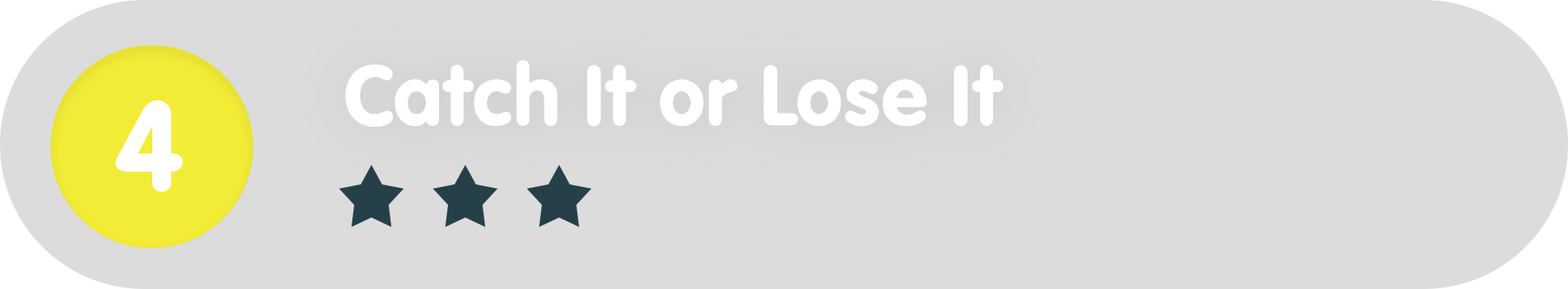
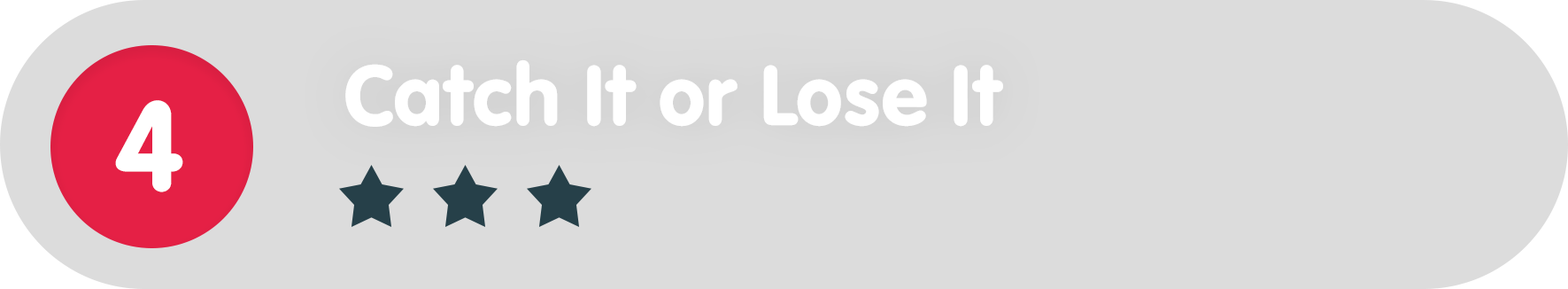
Comparing the layer stacks of the two 1568 × 289 images. Changes:
painted on "Ellipse_green" over bbox(50, 45, 254, 248)
